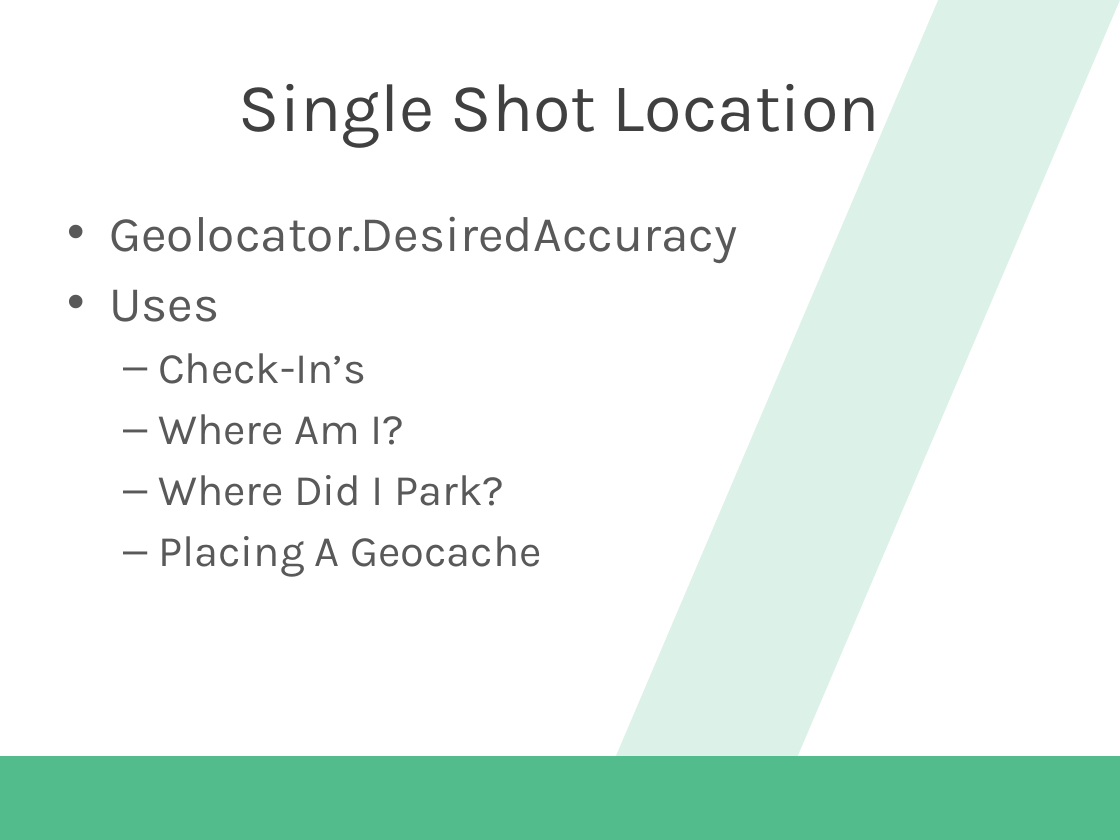
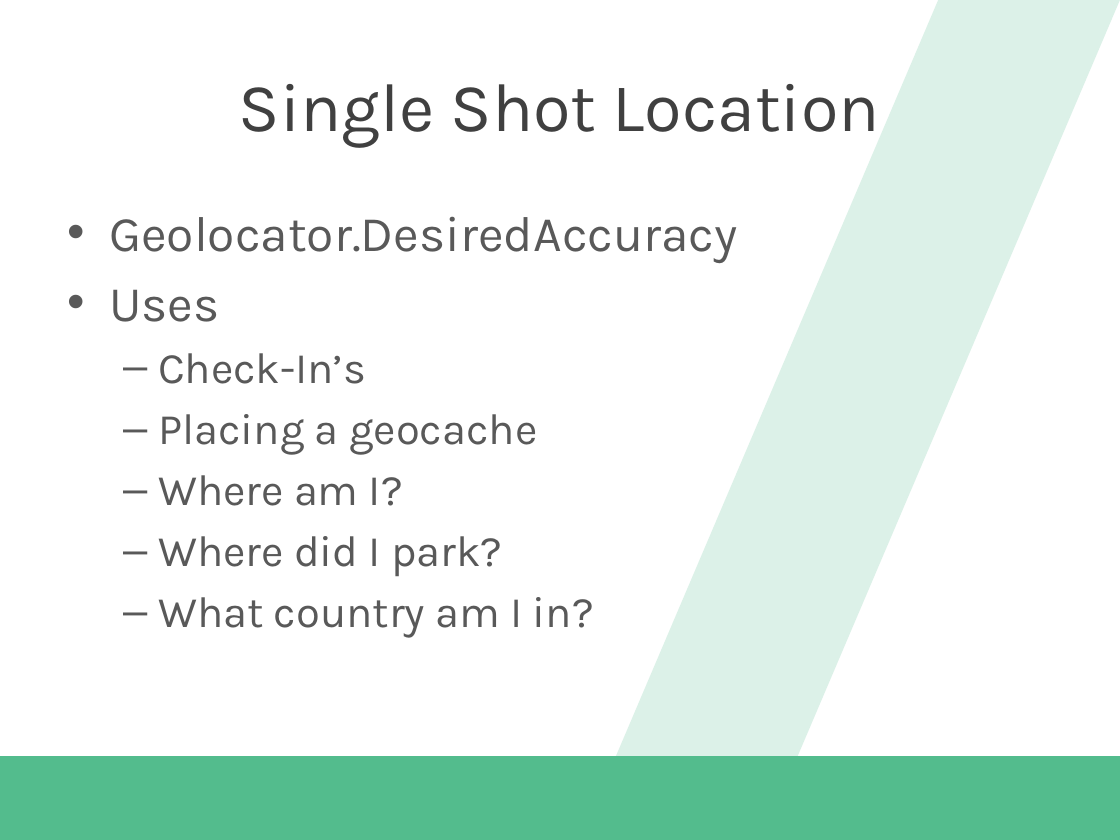
Before and after one commit to dannydwarren/WindowsLocationAndProximity, a slide deck: slide 4 of Master Windows 8.1 Location and Proximity Capabilities.pptx. Drawn at 1120x840 pixels with LibreOffice and Linux fonts; fonts in the diff are those of the drawing; background and template pictures are left out. Boxes give left, top, right and bottom in pixels: in the first picture for what was removed or moved away, otherwise in the second. Text is boxed around its words. In the diff, an @@ line names an element or a change of style, - is before the commit and + after.

```diff
--- a/Master Windows 8.1 Location and Proximity Capabilities.pptx
+++ b/Master Windows 8.1 Location and Proximity Capabilities.pptx
@@ text at (158,414,594,638): text changed @@
-  – Where Am I?
-  – Where Did I Park?
-  – Placing A Geocache
+  – Placing a geocache
+  – Where am I?
+  – Where did I park?
+  – What country am I in?
```
Also in this commit, not shown: 4 other slides changed, 1 slide removed, 2 other files.
